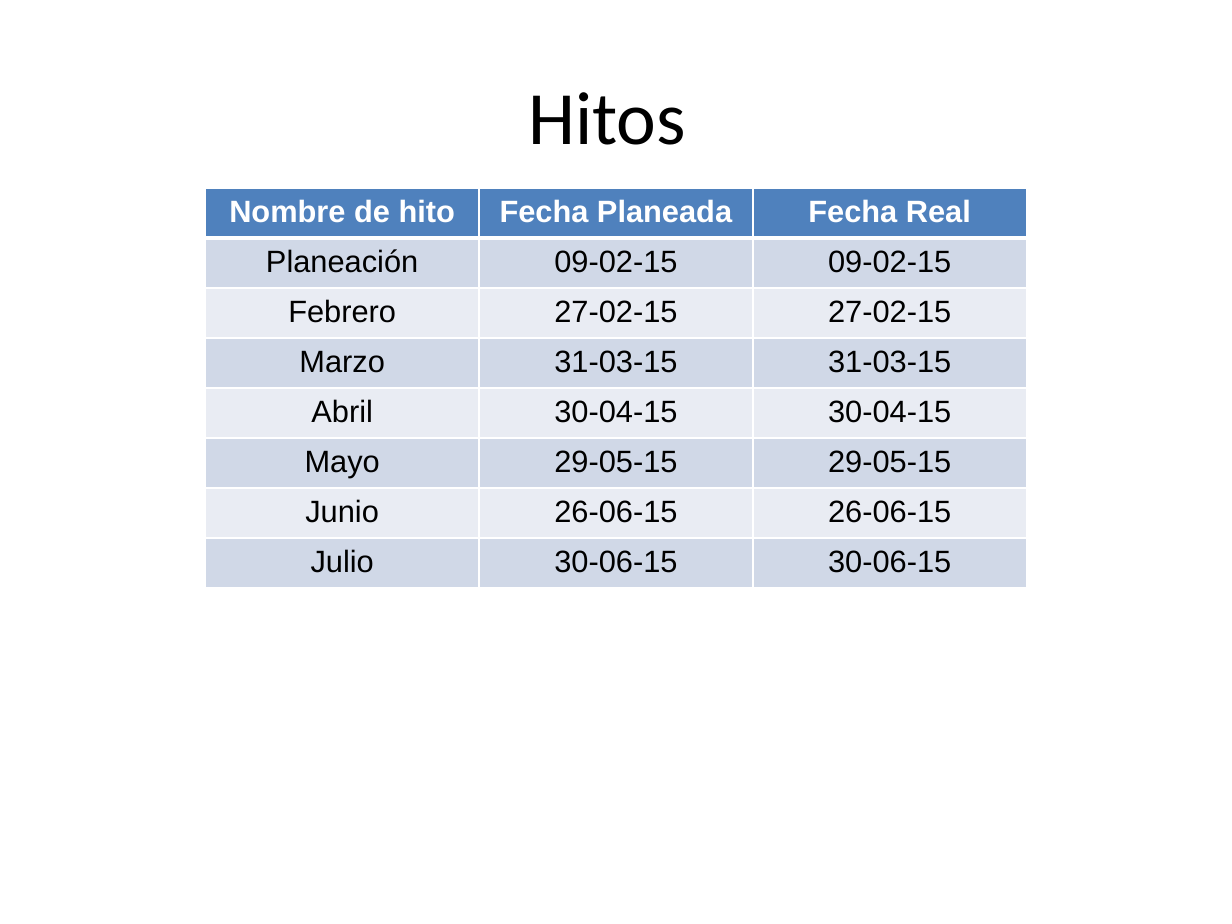
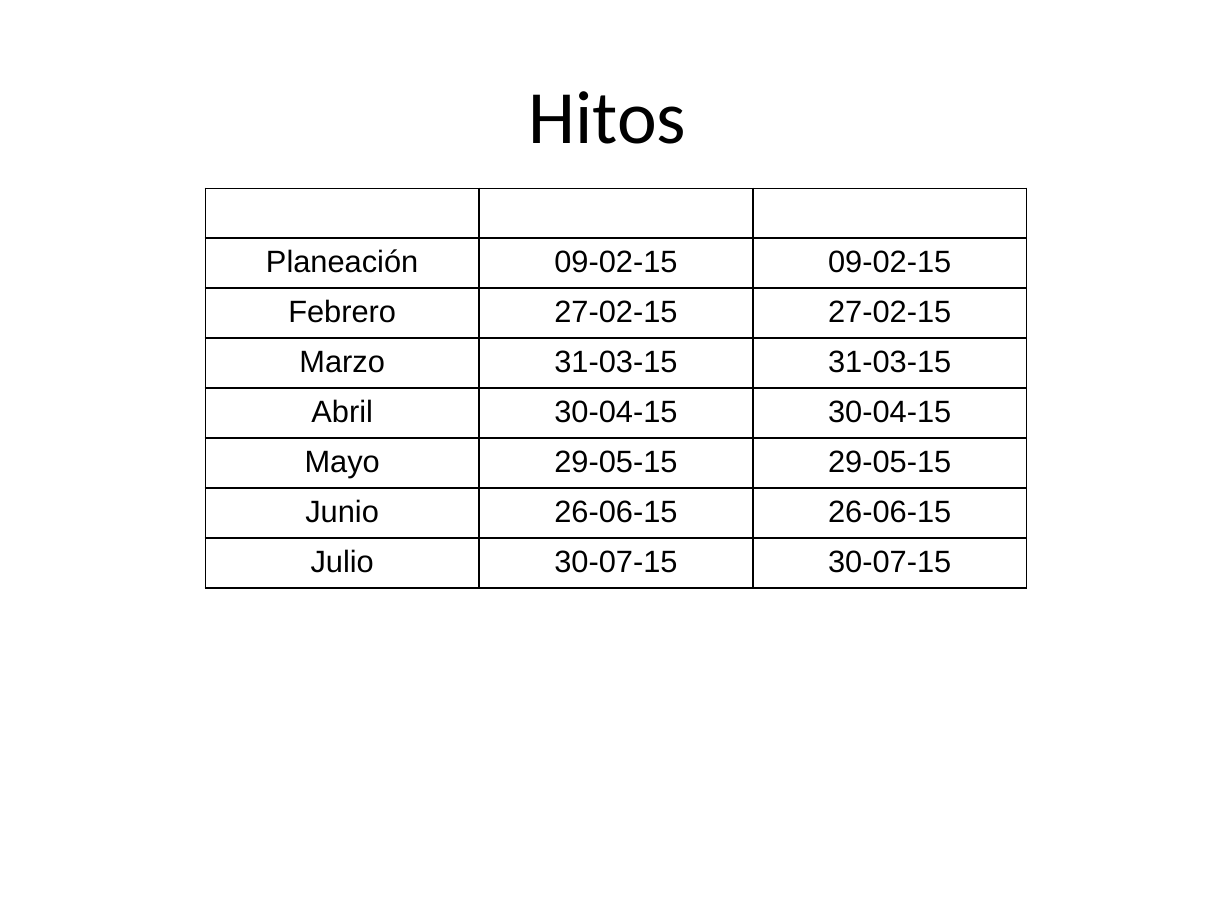
Before and after one commit to jovannyzepeda/qtp, a slide deck: slide 2 of qualtcom/Organizacional/Medicion y Monitoreo/Reporte Monitoreo-150730.pptx. Drawn at 1232x924 pixels with LibreOffice and Linux fonts; fonts in the diff are those of the drawing; background and template pictures are left out. Boxes give left, top, right and bottom in pixels: in the first picture for what was removed or moved away, otherwise in the second. Text is boxed around its words. In the diff, an @@ line names an element or a change of style, - is before the commit and + after.

```diff
--- a/qualtcom/Organizacional/Medicion y Monitoreo/Reporte Monitoreo-150730.pptx
+++ b/qualtcom/Organizacional/Medicion y Monitoreo/Reporte Monitoreo-150730.pptx
@@ table at [206,188,1026,588] @@
-row 8, column 2: 30-06-15
+row 8, column 2: 30-07-15
-row 8, column 3: 30-06-15
+row 8, column 3: 30-07-15
@@ fill #4F81BD to none in row 1 @@
@@ fill #D0D8E8 to none in 12 cells @@
@@ fill #E9EDF4 to none in 9 cells @@
@@ borders changed @@
```
Also in this commit, not shown: 10 other slides changed.
